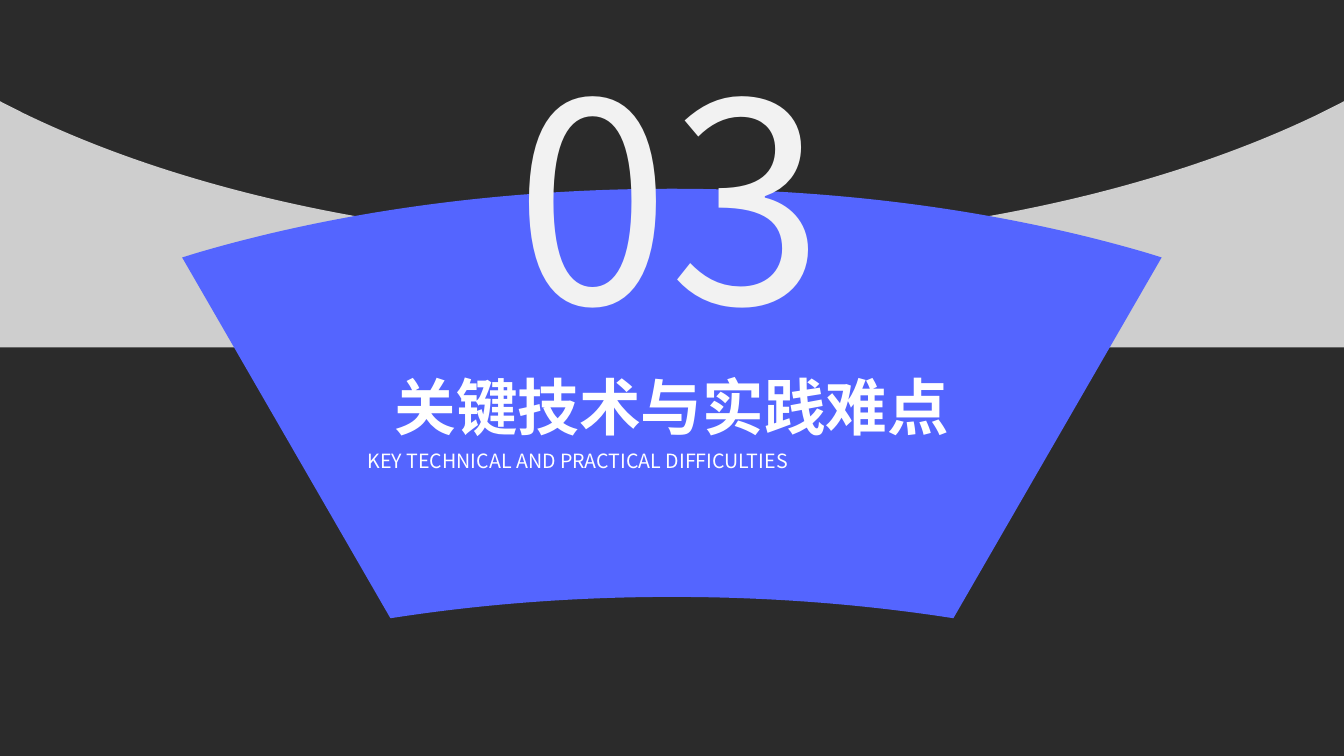
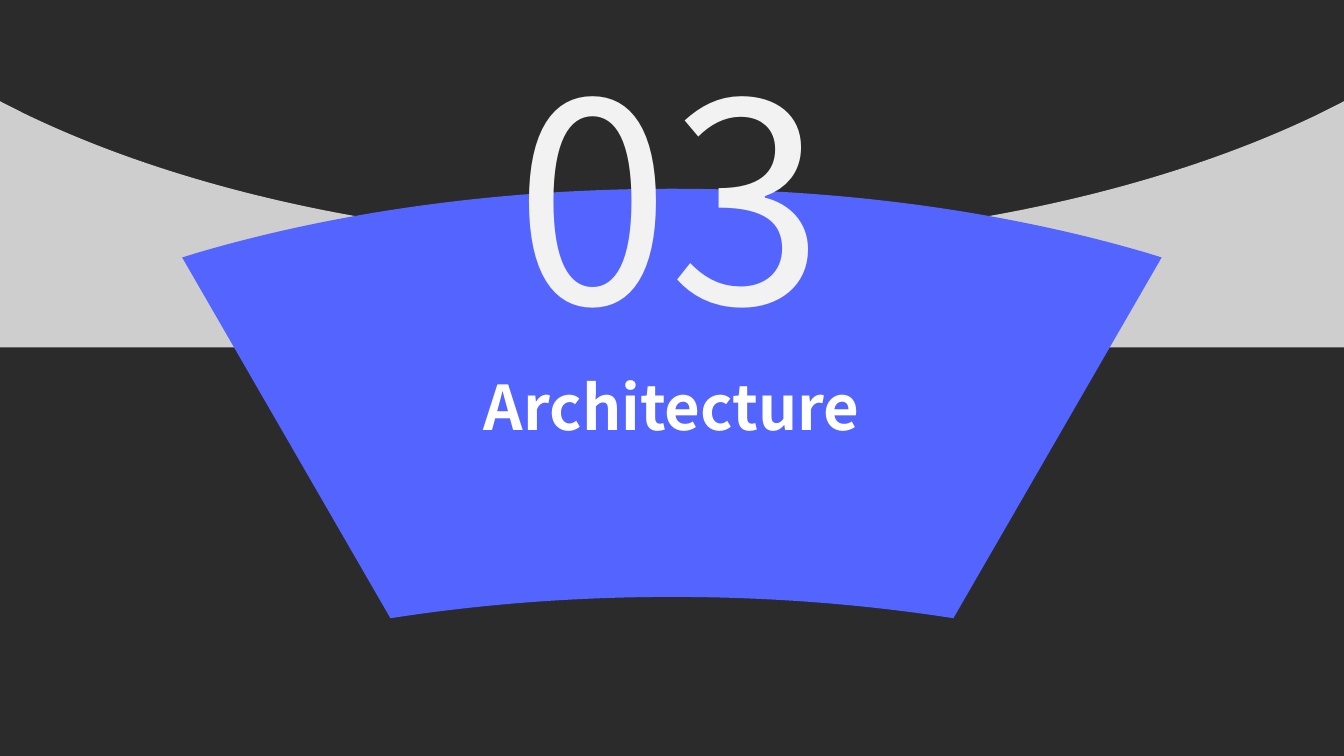
Before and after one commit to ahulh-acmlab/group_report, a slide deck: slide 8 of 2021-4-21/EfficientNetV2.pptx (slide 14 before the commit). Drawn at 1344x756 pixels with LibreOffice and Linux fonts; fonts in the diff are those of the drawing; background and template pictures are left out; a plain dark background stands for a picture behind light text. Boxes give left, top, right and bottom in pixels: in the first picture for what was removed or moved away, otherwise in the second. Text is boxed around its words. In the diff, an @@ line names an element or a change of style, - is before the commit and + after.

```diff
--- a/2021-4-21/EfficientNetV2.pptx
+++ b/2021-4-21/EfficientNetV2.pptx
@@ text at bbox=[484, 380, 860, 431]: text changed @@
-关键技术与实践难点
+Architecture
@@ text removed at bbox=[367, 453, 788, 468] @@
-KEY TECHNICAL AND PRACTICAL DIFFICULTIES
```
Also in this commit, not shown: 4 other slides changed, 12 slides added, 22 slides removed, 2 other files.
